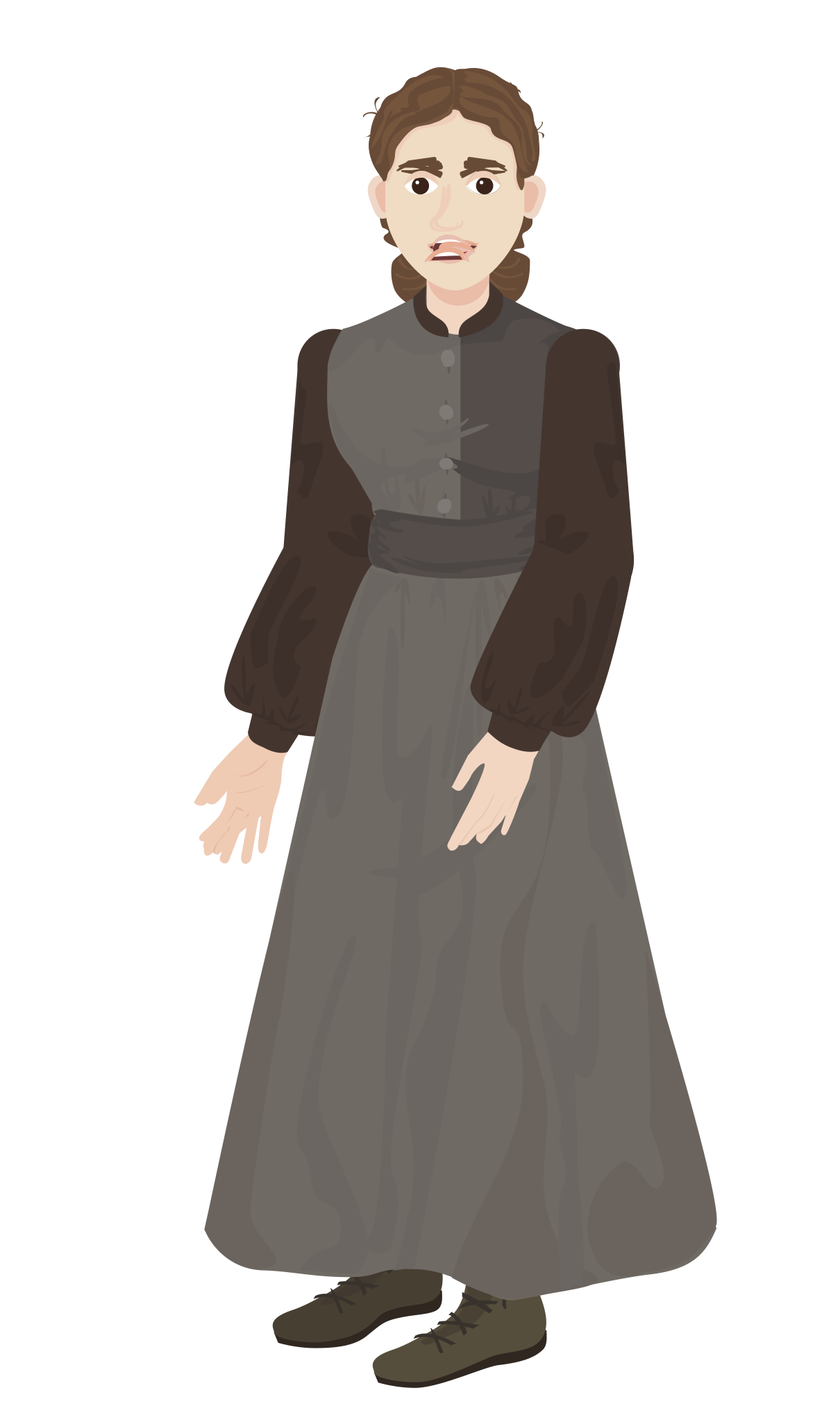
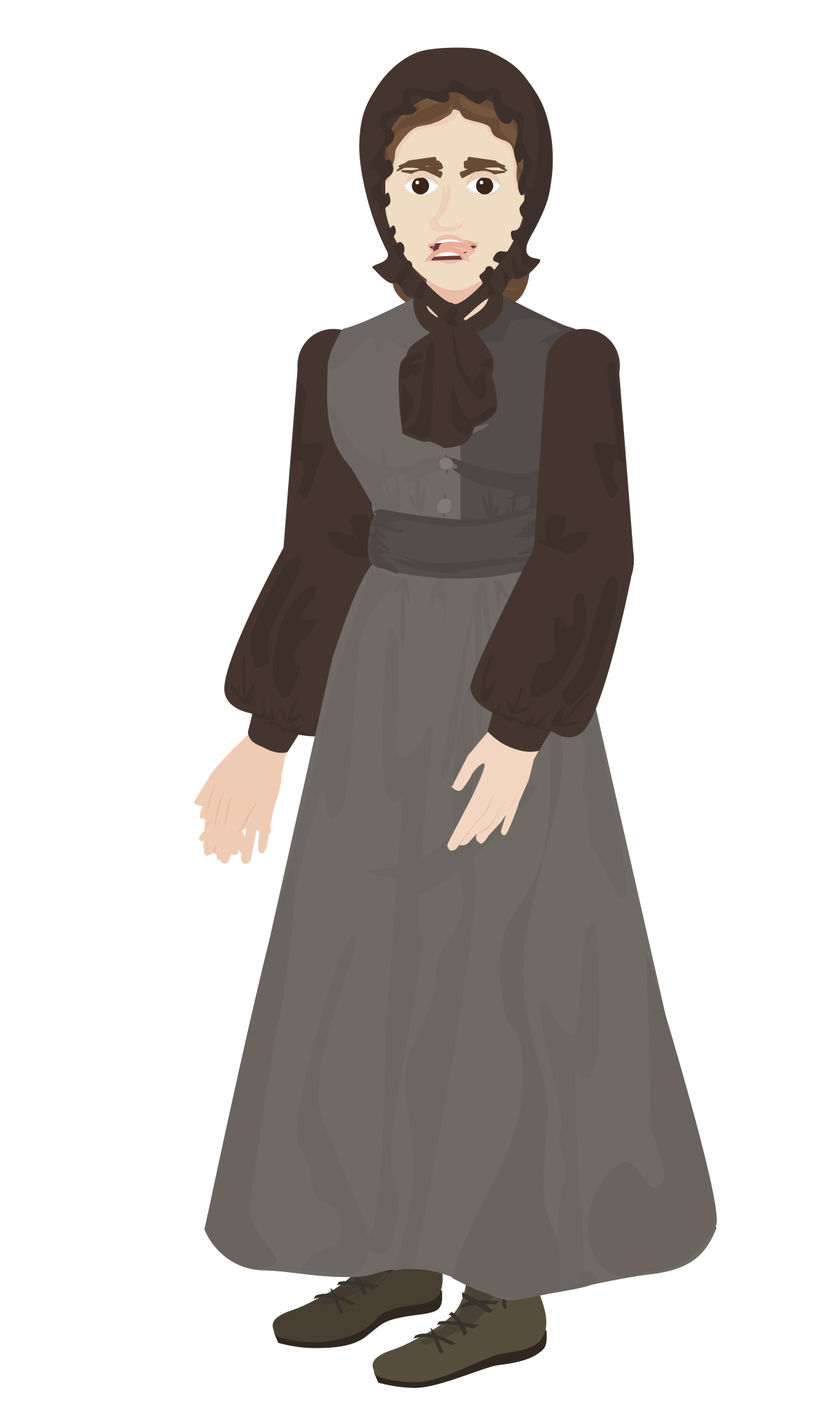
Layer changes from the first 840×1404 image to the second:
added layer "Hat" above "Front_Hair" over [358, 47, 554, 449]
added layer "Back_Hand_04" above "Back_Hand_03" over [199, 756, 286, 856]
added layer "Back_Hand_03" above "Back_Hand_extended" over [213, 756, 286, 861]
